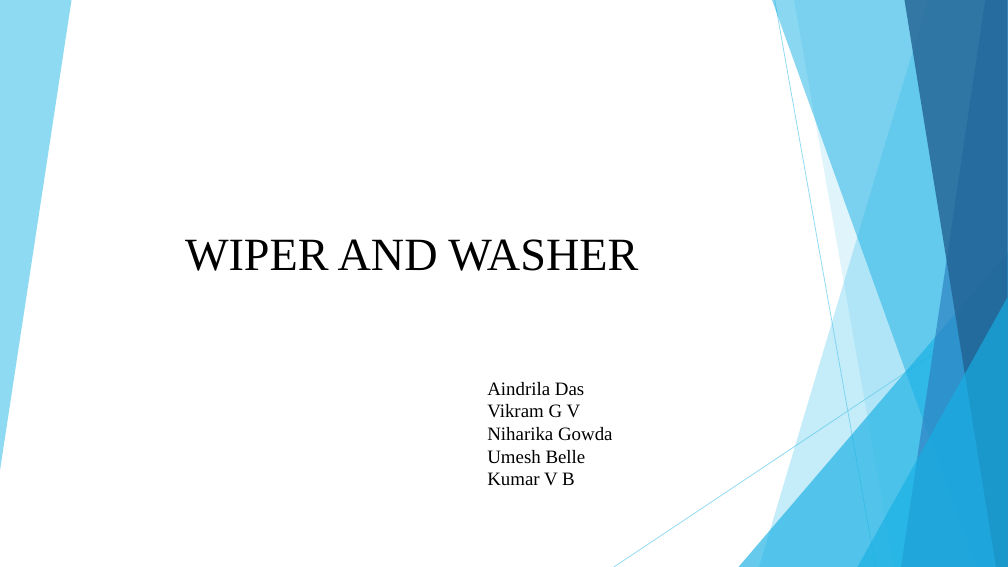
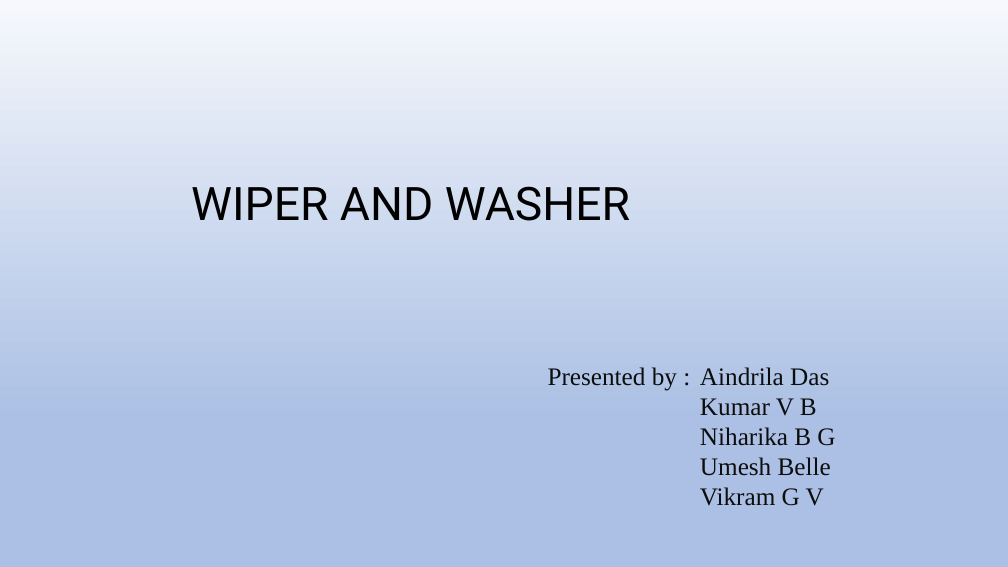
Before and after one commit to SKUP-BATCH4/TEAM-1_WIPER-AND-WASHER, a slide deck: slide 1 of WIPER_AND_WASHER10.pptx. Drawn at 1008x567 pixels with LibreOffice and Linux fonts; fonts in the diff are those of the drawing. Boxes give left, top, right and bottom in pixels: in the first picture for what was removed or moved away, otherwise in the second. Text is boxed around its words. In the diff, an @@ line names an element or a change of style, - is before the commit and + after.

```diff
--- a/WIPER_AND_WASHER10.pptx
+++ b/WIPER_AND_WASHER10.pptx
@@ background #FFFFFF to gradient #F6F8FC to #ABC0E4 to #C7D5ED @@
@@ title "WIPER AND WASHER": place and size @@
-title "WIPER AND WASHER" at [185, 239, 638, 271]
+title "WIPER AND WASHER" at [191, 186, 630, 221]
@@ title "WIPER AND WASHER" at [191, 186, 630, 221]: font Times New Roman to Roboto; line spacing 1 to 0.9 @@
@@ group removed at [0, 0, 1008, 567]: 6 freeform shapes, 2 lines, 2 triangles @@
@@ text "Aindrila Das": place and size @@
-text "Aindrila Das" at [487, 382, 613, 485]
+text "Aindrila Das" at [700, 367, 835, 506]
@@ text added at [548, 367, 677, 391], 24 pt, text #0D0D0D @@
+Presented by :
@@ text at [700, 367, 829, 506]: size 18 to 24 pt, text colour #000000 to #0D0D0D in "Aindrila Das", "Vikram G V" @@
@@ text at [700, 398, 835, 476]: paragraphs added @@
+Kumar V B
+Niharika B G
+Umesh Belle
@@ text at [487, 427, 613, 485]: paragraphs removed @@
-Niharika Gowda
-Umesh Belle
-Kumar V B
```
Also in this commit, not shown: 12 other slides changed, 3 slides added.
